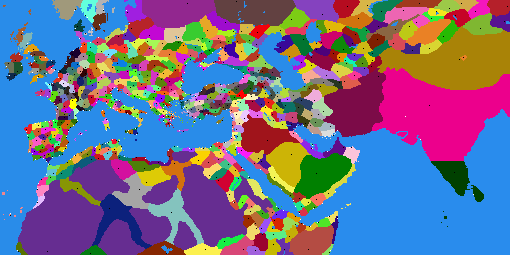
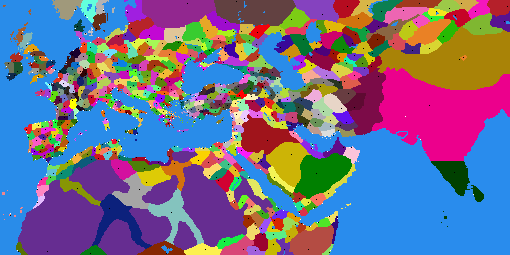
Layered file, before and after one edit (w=510, h=255). Changes by layer:
painted on "map_regions" over (x1=323, y1=88, x2=366, y2=137)
